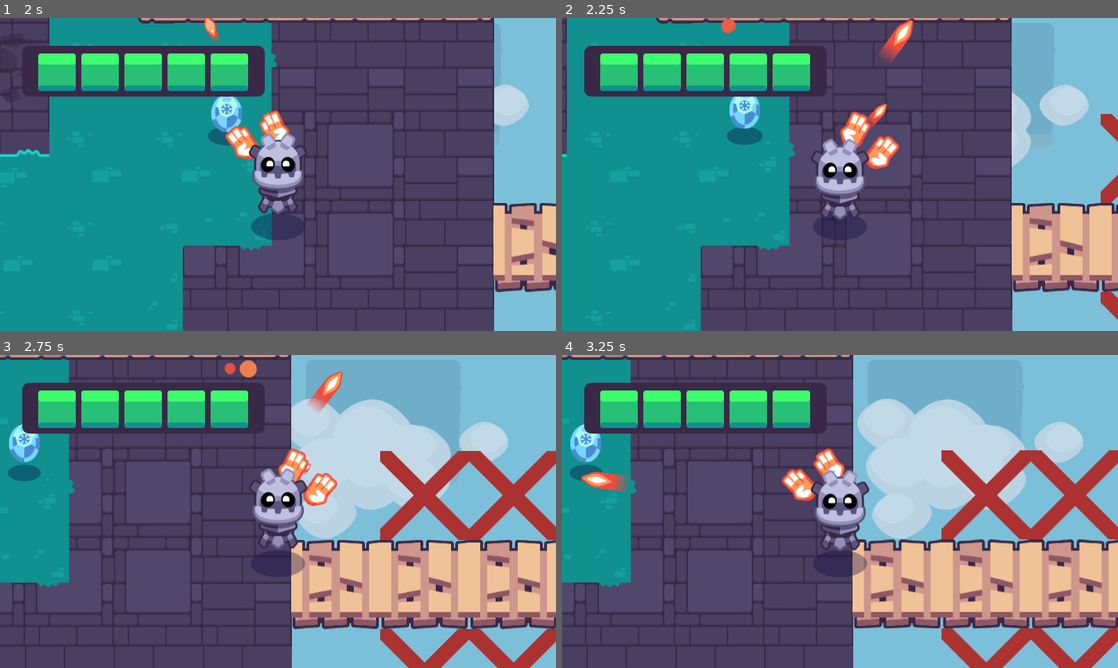
Above: before the commit, frames 1-4 (two rows, left to right).
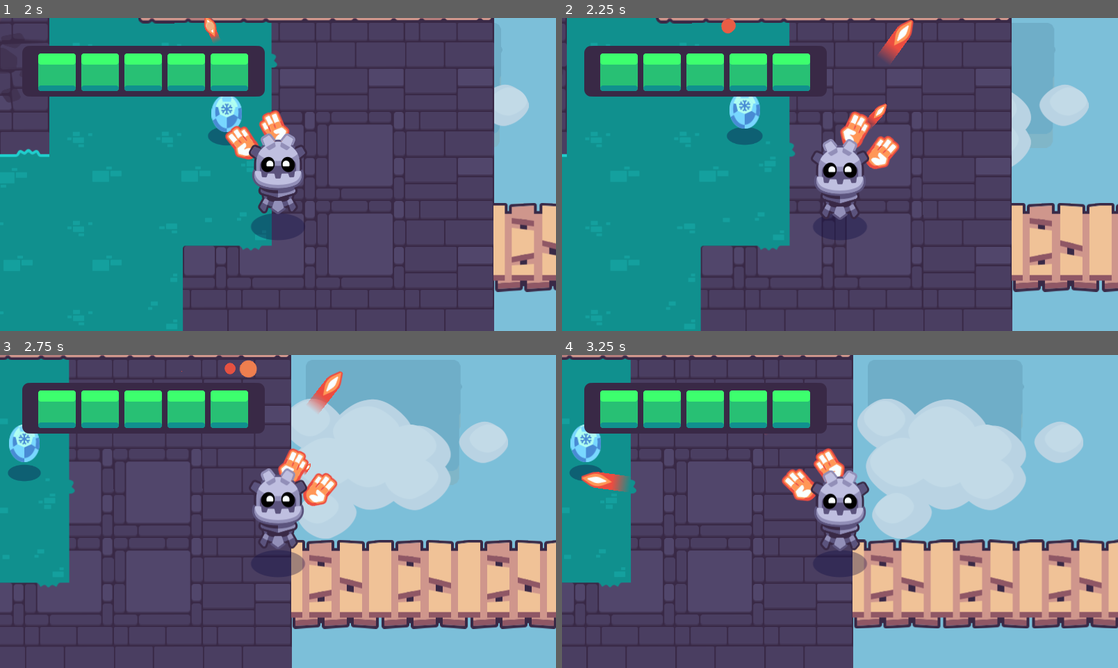
Above: after the commit, the same moments.

Repository: dnskvlnko/2d-GameDev-Course
Game: Godot game, scene res://completed_project.tscn
The game is run twice, just before and just after one commit, with the same random seed, the same clock (stepped at 60 frames per second) and the same inputs. Sound files missing from this copy of the repository are replaced by a short silence.
Inputs (mouse positions are in pixels of both pictures, inside the frame that each line leads up to):
- Up to frame 1 (2 s): tap Enter at 0.5 s; move the mouse to (400, 158) at 0.52 s; hold D (move_right) 0.53-1.25 s; hold Mouse wheel down (cycle_weapon_down) 0.53-1.25 s; click (400, 158) at 0.67 s; drag from (166, 190) to (250, 115) at 1.27 s
- Up to frame 2 (2.25 s): move the mouse to (895, 105) at 2.02 s; press the mouse at (895, 105) at 2.03 s; hold D (move_right) from 2.03 s (still down)
- Up to frame 3 (2.75 s): keep holding D (move_right)
- Up to frame 4 (3.25 s): release D (move_right) at 2.75 s; release the mouse at (895, 442) at 2.75 s; drag from (812, 574) to (745, 370) at 2.77 s

Frame 1 is identical in both runs. In frame 2, 0.6% of the frame differs, in the area x 96-100%, y 30-97%; in frame 3, 5.8%; in frame 4, 5.9%, in the area x 68-100%, y 30-100%.
Error before the commit: Parse Error: Unexpected "Identifier" in class body. (res://game.gd:0)

Commit message:
Revert "Merge branch 'main' into M4---To-Space-And-Beyond"
This reverts commit fbeca08b7328f01cc80b8c53f2c1b25563213f93, reversing
changes made to 2b22329d1e78dd2bc2f1766bf9aaa989ac10b472.

Diff:
--- a/02.getting-to-know-godot/game.gd
+++ b/02.getting-to-know-godot/game.gd
@@ -1,22 +1,22 @@
-extends2D N
-@onready var _playentrol = get_node_or_null("UILayer/UIHealthBar")
+extends Node2D
+
+@onready var _player: Player = find_child("Player", false)
+@onready var _health_bar: Control = get_node_or_null("UILayer/UIHealthBar")
 @onready var _invisible_walls := $InvisibleWalls
-r: Pode
+
+func _ready() -> void:
 	_invisible_walls.hide()
-yer", fales)
-		_player.coealth_bar:
-		nnect("died", Callable(self, "_o
-@onready var _
-layer = find_child("Plahealth_bar: Co
-func _ready() -> void:
-	if _player:n_Player_died"))
 
-	if _h_health_bar.set_health(_player.health)
+	if _player:
+		_player.connect("died", Callable(self, "_on_Player_died"))
 
-n_ree().change_scene_to_file("res://game_over.tscn")
-Player_died() -> void:
-	get_t
-func _o
+	if _health_bar:
+		_health_bar.set_health(_player.health)
+
+
+func _on_Player_died() -> void:
+	get_tree().change_scene_to_file("res://game_over.tscn")
+
 
 func _on_player_health_changed(new_health):
 	pass # Replace with function body.
--- a/02.getting-to-know-godot/project.godot
+++ b/02.getting-to-know-godot/project.godot
@@ -149,7 +149,7 @@
 
 [internationalization]
 
-locale/translations_pot_files=PackedStringArray("res://addon …(686 unchanged characters)… om-zero/assemble_path_of_sorcerers_2.gd")
+locale/translations_pot_files=PackedStringArray("res://addon …(686 unchanged characters)… om-zero/assemble_path_of_sorcerers_2.gd", "res://addons/godot_tours/tour.gd", "res://tours/godot-first-tour/godot_first_tour.gd", "res://tours/102_assemble_your_first_game/01_add_player_and_rooms/01_add_player_and_rooms.gd", "res://tours/102_assemble_your_first_game/02_add_bridges/02_add_bridges.gd", "res://tours/102_assemble_your_first_game/03_add_sky_and_healthbar/03_add_sky_and_healthbar.gd", "res://tours/102_assemble_your_first_game/04_connect_healthbar_to_player/04_connect_healthbar_to_player.gd", "res://tours/102_assemble_your_first_game/05_add_chest_that_spawns_pickups/05_add_chest_that_spawns_pickups.gd")
 
 [layer_names]
 
Not shown, changed: 02.getting-to-know-godot/godot_tours.log
Not shown, added: 02.getting-to-know-godot/godot_tours.log-W1OVsY
